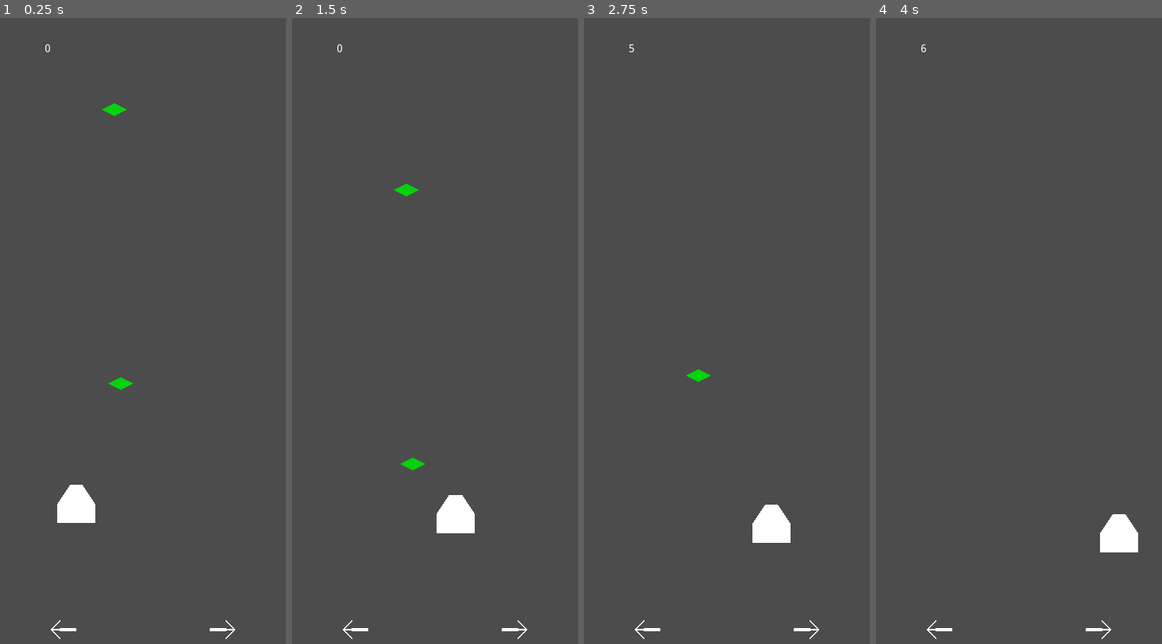
Above: before the commit, frames 1-4 (left to right).
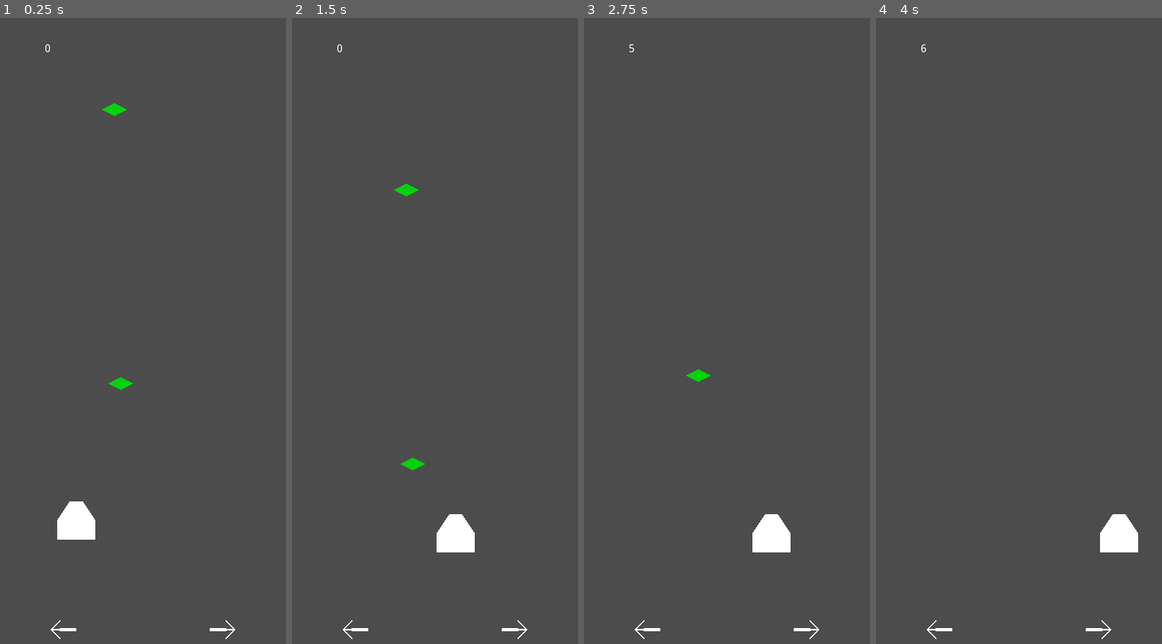
Above: after the commit, the same moments.

Repository: JooJASL/crabber
Game: Godot game, scene res://scenes/levels/Main.tscn
The game is run twice, just before and just after one commit, with the same random seed, the same clock (stepped at 60 frames per second) and the same inputs.
Inputs:
- Up to frame 1 (0.25 s): no input
- Up to frame 2 (1.5 s): hold D (move_right) 0.53-1.28 s; hold A (move_left) from 1.28 s (still down)
- Up to frame 3 (2.75 s): release A (move_left) at 2.03 s; hold D (move_right) from 2.03 s (still down)
- Up to frame 4 (4 s): release D (move_right) at 3.53 s; hold A (move_left) from 3.53 s (still down)

The runs differ from the first frame. In frame 1, 0.7% of the frame differs, in the area x 20-34%, y 74-84%; in frame 2, 0.8%, in the area x 50-64%, y 76-86%; in frame 3, 0.4%; in frame 4, nothing differs.

Commit message:
Increased player gravity.

Diff:
--- a/scenes/Player.gd
+++ b/scenes/Player.gd
@@ -4,20 +4,23 @@
 signal died()
 
 export(int) var speed = 200
-export(float) var gravity = 9.8
+export(float) var gravity = 90
+
+onready var score_label := $CanvasLayer/GUI/Score
 
 var survival_gain_rate := 1
 
-onready var score_label := $CanvasLayer/GUI/Score
 
 var score := 0
+
+func get_score():
+	return score
+
 
 func set_score(value):
 	score = value
 	score_label.text = str(score)
 
-func get_score():
-	return score
 
 func _physics_process(delta):
 	movement()
